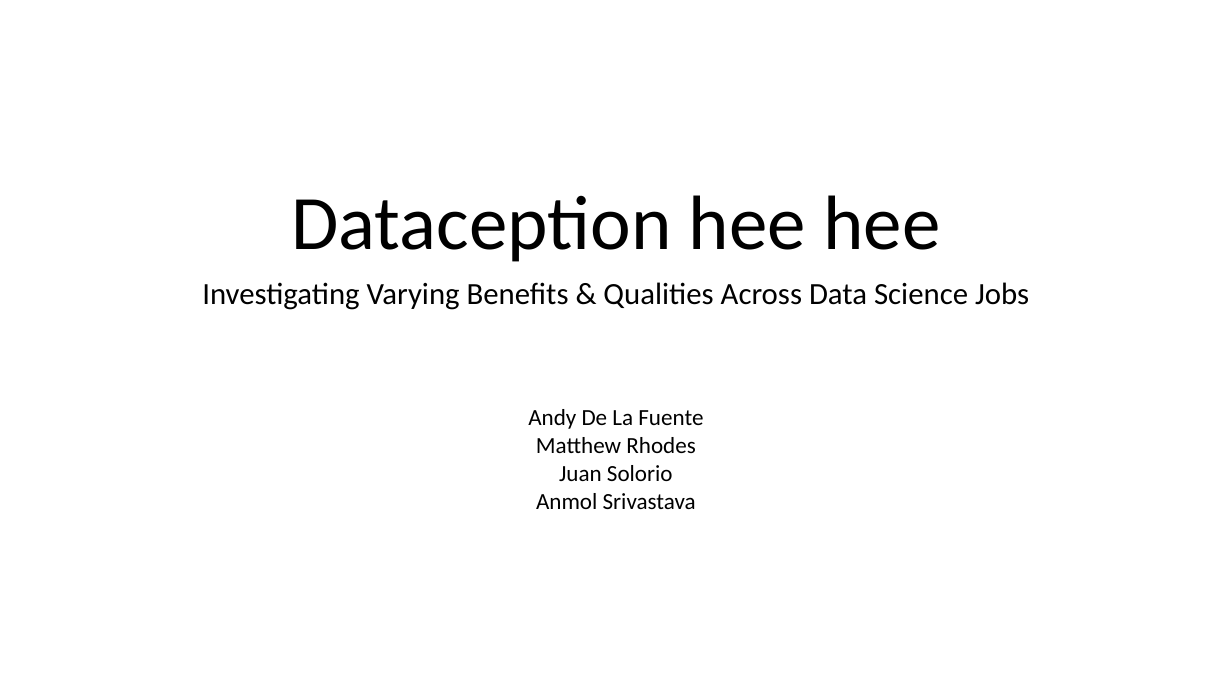
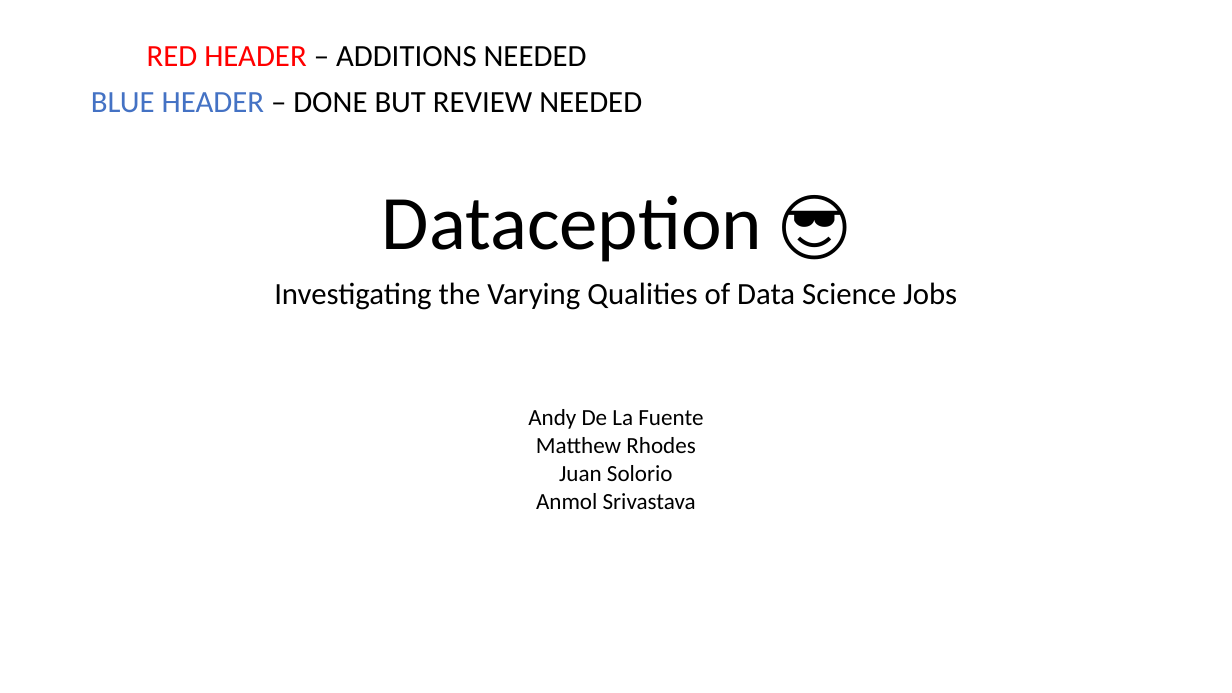
Before and after one commit to MatthewCodes/557_Final_Project, a slide deck: slide 1 of Presentation/Final Presentation.pptx. Drawn at 1232x693 pixels with LibreOffice and Linux fonts; fonts in the diff are those of the drawing. Boxes give left, top, right and bottom in pixels: in the first picture for what was removed or moved away, otherwise in the second. Text is boxed around its words. In the diff, an @@ line names an element or a change of style, - is before the commit and + after.

```diff
--- a/Presentation/Final Presentation.pptx
+++ b/Presentation/Final Presentation.pptx
@@ text added at [91, 46, 642, 113], 24 pt, text #000000 @@
+RED HEADER – ADDITIONS NEEDED
+BLUE HEADER – DONE BUT REVIEW NEEDED
@@ title at [382, 195, 762, 262]: text changed @@
-Dataception hee hee
+Dataception 😎
@@ subtitle at [274, 282, 957, 310]: text changed @@
-Investigating Varying Benefits & Qualities Across Data Science Jobs
+Investigating the Varying Qualities of Data Science Jobs
```
Also in this commit, not shown: 11 other slides changed, 2 slides added.
